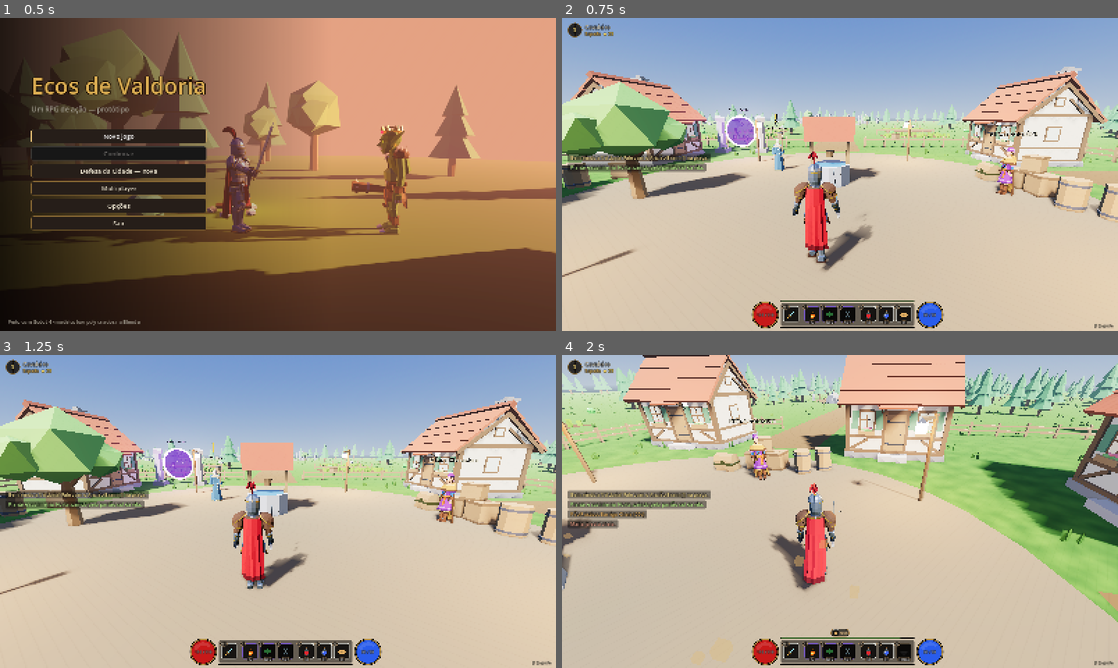
Above: before the commit, frames 1-4 (two rows, left to right).
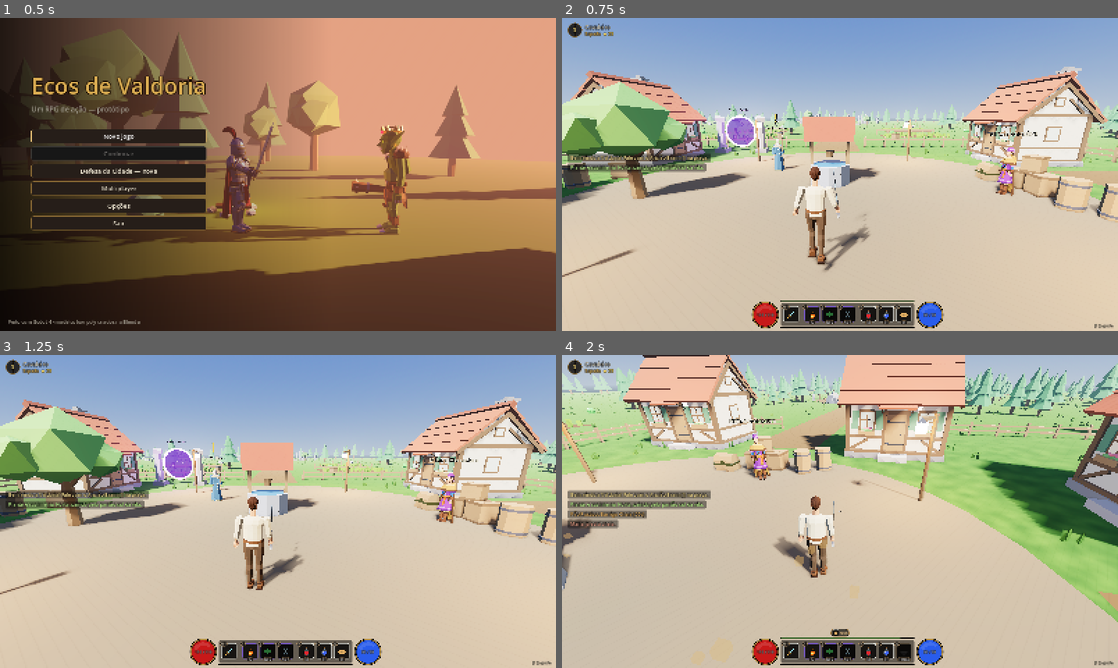
Above: after the commit, the same moments.

Repository: thyxbr/farm-survivors
Game: Godot game, scene res://scenes/main_menu.tscn
Same seed, same stepped clock (60 frames per second), same inputs: the game is played once before the commit and once after it.
Inputs (mouse positions are in pixels of both pictures, inside the frame that each line leads up to):
- Up to frame 1 (0.5 s): no input
- Up to frame 2 (0.75 s): click "Novo jogo" at 0.5 s
- Up to frame 3 (1.25 s): no input
- Up to frame 4 (2 s): tap Enter (ui_accept) at 1.25 s; move the mouse to (867, 511) at 1.27 s; hold W (move_forward) from 1.28 s (still down); tap Q (eat) at 1.35 s; click (867, 511) at 1.42 s; tap Space (jump) at 1.52 s; tap F (mana_potion) at 1.55 s

Frame 1 is identical in both runs. In frame 2, 1.7% of the frame differs, in the area x 41-56%, y 42-81%; in frame 3, 1.6%; in frame 4, 1.8%, in the area x 37-50%, y 40-76%.

Commit message:
Roupas e armaduras modulares para o jogador e os NPCs da colônia
- tools/blender/gear.py: 19 estilos (cabeça h_*, peito a_*, mãos g_*, pés f_*) com o mesmo rig de
  pivôs do knight.glb, exportados em assets/models/gear/. Saias presas às pernas, materiais t1_/t2_/tp_
  tingidos pela cor do item.
- KnightLook: enxerta as malhas do estilo nos pivôs do cavaleiro e oculta as placas da região;
  espaço vazio veste camisa, calça, sapatos e cabeça descoberta; capa só com placas ou sobreveste.
- 7 itens novos (Túnica de Viajante, Sobreveste da Guarda, Capuz de Lã, Chapéu de Ferro,
  Elmo Fechado da Guarda, Botas Reforçadas) na loja e no loot; itens antigos ganham estilo.
- Unidades da colônia vestidas com os novos conjuntos.
- tools/look_shot.tscn: foto de vários conjuntos com a luz do jogo (frente, 3/4, costas, corrida).
- Versão 0.7.6.

Co-Authored-By: Claude Opus 5.5 <noreply@anthropic.com>

Diff:
--- a/project.godot
+++ b/project.godot
@@ -12,7 +12,7 @@
 
 config/name="Ecos de Valdoria"
 config/description="Protótipo de RPG de ação em 3ª pessoa."
-config/version="0.7.5"
+config/version="0.7.6"
 run/main_scene="res://scenes/main_menu.tscn"
 config/features=PackedStringArray("4.7", "Forward Plus")
 
--- a/scripts/autoload/item_db.gd
+++ b/scripts/autoload/item_db.gd
@@ -112,15 +112,22 @@
 
 	# ================================================================ ARMADURAS (peito)
 	"leather_armor": {"name": "Armadura de Couro", "type": "armor", "rarity": "common", "defense": 3, "price": 40,
-		"color": Color(0.45, 0.28, 0.13), "desc": "Couro curtido. Leve e flexível."},
+		"color": Color(0.45, 0.28, 0.13), "style": "a_leather", "pants": Color(0.3, 0.24, 0.18), "desc": "Couro curtido. Leve e flexível."},
 	"chain_mail": {"name": "Cota de Malha", "type": "armor", "rarity": "uncommon", "defense": 7, "price": 120,
-		"color": Color(0.55, 0.58, 0.65), "metal": true, "stats": {"vit": 1}, "desc": "Anéis de aço entrelaçados."},
+		"color": Color(0.55, 0.58, 0.65), "metal": true, "stats": {"vit": 1}, "style": "a_mail", "pants": Color(0.26, 0.24, 0.23), "desc": "Anéis de aço entrelaçados."},
 	"mage_robe": {"name": "Manto Arcano", "type": "armor", "rarity": "rare", "defense": 3, "price": 200,
-		"color": Color(0.3, 0.25, 0.65), "stats": {"int": 4, "mp": 30}, "desc": "Bordado com fios que brilham na escuridão."},
+		"color": Color(0.3, 0.25, 0.65), "stats": {"int": 4, "mp": 30}, "style": "a_robe", "color2": Color(0.17, 0.13, 0.38), "pants": Color(0.2, 0.18, 0.25), "desc": "Bordado com fios que brilham na escuridão."},
 	"ranger_vest": {"name": "Gibão do Patrulheiro", "type": "armor", "rarity": "rare", "defense": 6, "price": 200,
-		"color": Color(0.25, 0.4, 0.22), "stats": {"agi": 4, "crit": 0.03}, "desc": "Couro reforçado em tons de floresta."},
+		"color": Color(0.25, 0.4, 0.22), "stats": {"agi": 4, "crit": 0.03}, "style": "a_leather", "color2": Color(0.14, 0.22, 0.12), "pants": Color(0.3, 0.25, 0.17), "desc": "Couro reforçado em tons de floresta."},
 	"royal_plate": {"name": "Placas Reais", "type": "armor", "rarity": "epic", "defense": 12, "price": 300,
 		"color": Color(0.85, 0.7, 0.35), "metal": true, "stats": {"vit": 3, "hp": 20}, "desc": "Armadura de placas digna de um herói."},
+	"traveler_tunic": {"name": "Túnica de Viajante", "type": "armor", "rarity": "common", "defense": 2, "price": 30,
+		"color": Color(0.55, 0.16, 0.13), "color2": Color(0.18, 0.3, 0.22), "pants": Color(0.36, 0.28, 0.2),
+		"style": "a_tunic", "stats": {"agi": 1}, "desc": "Lã grossa em duas cores, com bandoleira e bolsa."},
+	"guard_surcoat": {"name": "Sobreveste da Guarda", "type": "armor", "rarity": "rare", "defense": 9, "price": 260,
+		"color": Color(0.9, 0.87, 0.78), "color2": Color(0.64, 0.13, 0.16), "pants": Color(0.22, 0.2, 0.2),
+		"style": "a_surcoat", "cape": true, "stats": {"vit": 2, "str": 2},
+		"desc": "Cota de malha sob o tabardo com a cruz da guarda de Valdoria."},
 	"dragon_plate": {"name": "Couraça de Escamas de Dragão", "type": "armor", "rarity": "legendary", "defense": 17,
 		"price": 1000, "color": Color(0.6, 0.12, 0.1), "metal": true, "glow": 0.4,
 		"stats": {"vit": 5, "str": 2, "hp": 40}, "desc": "Escamas que nem o fogo atravessa."},
@@ -128,31 +135,42 @@
 	# ================================================================ EQUIPAMENTOS (outros espaços)
 	# ---- cabeça
 	"leather_cap": {"name": "Capuz de Couro", "type": "gear", "slot": "head", "rarity": "common", "defense": 1, "price": 25,
-		"color": Color(0.45, 0.3, 0.15), "desc": "Protege do sol e de pedradas leves."},
+		"color": Color(0.45, 0.3, 0.15), "style": "h_cap", "desc": "Protege do sol e de pedradas leves."},
 	"iron_helm": {"name": "Elmo de Ferro", "type": "gear", "slot": "head", "rarity": "uncommon", "defense": 3, "price": 90,
-		"color": Color(0.7, 0.72, 0.78), "metal": true, "stats": {"hp": 10}, "desc": "Amassado em alguns lugares. Ainda funciona."},
+		"color": Color(0.7, 0.72, 0.78), "metal": true, "stats": {"hp": 10}, "style": "h_nasal", "desc": "Amassado em alguns lugares. Ainda funciona."},
 	"wizard_hat": {"name": "Chapéu do Mago", "type": "gear", "slot": "head", "rarity": "rare", "defense": 1, "price": 180,
-		"color": Color(0.3, 0.22, 0.6), "stats": {"int": 3, "mp": 20}, "desc": "Pontudo como deve ser."},
+		"color": Color(0.3, 0.22, 0.6), "stats": {"int": 3, "mp": 20}, "style": "h_wizard", "color2": Color(0.92, 0.74, 0.3), "desc": "Pontudo como deve ser."},
 	"ranger_hood": {"name": "Capuz do Patrulheiro", "type": "gear", "slot": "head", "rarity": "rare", "defense": 2, "price": 180,
-		"color": Color(0.22, 0.38, 0.2), "stats": {"agi": 3, "crit": 0.03}, "desc": "Some na folhagem."},
+		"color": Color(0.22, 0.38, 0.2), "stats": {"agi": 3, "crit": 0.03}, "style": "h_hood", "desc": "Some na folhagem."},
 	"knight_helm": {"name": "Elmo do Cavaleiro", "type": "gear", "slot": "head", "rarity": "epic", "defense": 5, "price": 320,
 		"color": Color(0.85, 0.7, 0.35), "metal": true, "stats": {"vit": 2, "str": 2}, "desc": "Penacho vermelho, viseira dourada."},
+	"wool_hood": {"name": "Capuz de Lã", "type": "gear", "slot": "head", "rarity": "common", "defense": 1, "price": 20,
+		"color": Color(0.46, 0.34, 0.22), "style": "h_hood", "desc": "Quente e simples. Cheira a ovelha."},
+	"kettle_hat": {"name": "Chapéu de Ferro", "type": "gear", "slot": "head", "rarity": "uncommon", "defense": 3,
+		"price": 85, "color": Color(0.6, 0.63, 0.68), "metal": true, "style": "h_kettle", "stats": {"vit": 1},
+		"desc": "Aba larga sobre cota de malha. Flechas escorregam."},
+	"guard_greathelm": {"name": "Elmo Fechado da Guarda", "type": "gear", "slot": "head", "rarity": "epic", "defense": 6,
+		"price": 340, "color": Color(0.62, 0.65, 0.7), "color2": Color(0.95, 0.75, 0.3), "metal": true,
+		"style": "h_great", "stats": {"vit": 3, "hp": 15}, "desc": "Fenda estreita, cruz dourada. Ninguém vê seu medo."},
 	# ---- mãos
 	"leather_gloves": {"name": "Luvas de Couro", "type": "gear", "slot": "hands", "rarity": "common", "defense": 1, "price": 20,
-		"color": Color(0.42, 0.28, 0.14), "desc": "Evita bolhas no cabo da espada."},
+		"color": Color(0.42, 0.28, 0.14), "style": "g_gloves", "desc": "Evita bolhas no cabo da espada."},
 	"iron_gauntlets": {"name": "Manoplas de Ferro", "type": "gear", "slot": "hands", "rarity": "uncommon", "defense": 2, "price": 80,
 		"color": Color(0.65, 0.67, 0.72), "metal": true, "stats": {"str": 2}, "desc": "Socos que doem dos dois lados."},
 	"archer_bracers": {"name": "Braçadeiras do Arqueiro", "type": "gear", "slot": "hands", "rarity": "uncommon", "defense": 1, "price": 80,
-		"color": Color(0.35, 0.45, 0.25), "stats": {"agi": 2, "crit": 0.03}, "desc": "A corda do arco nunca mais vai arder."},
+		"color": Color(0.35, 0.45, 0.25), "stats": {"agi": 2, "crit": 0.03}, "style": "g_bracers", "color2": Color(0.24, 0.15, 0.08), "desc": "A corda do arco nunca mais vai arder."},
 	"spellweaver_gloves": {"name": "Luvas do Tecelão", "type": "gear", "slot": "hands", "rarity": "rare", "defense": 1, "price": 170,
-		"color": Color(0.5, 0.3, 0.7), "stats": {"int": 2, "cdr": 0.06}, "desc": "Os dedos tecem runas mais rápido."},
+		"color": Color(0.5, 0.3, 0.7), "stats": {"int": 2, "cdr": 0.06}, "style": "g_gloves", "color2": Color(0.85, 0.68, 0.3), "desc": "Os dedos tecem runas mais rápido."},
 	# ---- pés
 	"leather_boots": {"name": "Botas de Couro", "type": "gear", "slot": "feet", "rarity": "common", "defense": 1, "price": 25,
-		"color": Color(0.4, 0.26, 0.13), "stats": {"speed": 0.03}, "desc": "Confortáveis para longas caminhadas."},
+		"color": Color(0.4, 0.26, 0.13), "stats": {"speed": 0.03}, "style": "f_boots", "desc": "Confortáveis para longas caminhadas."},
 	"iron_greaves": {"name": "Grevas de Ferro", "type": "gear", "slot": "feet", "rarity": "uncommon", "defense": 3, "price": 90,
 		"color": Color(0.65, 0.67, 0.72), "metal": true, "stats": {"vit": 1}, "desc": "Barulhentas, mas resistentes."},
 	"swift_boots": {"name": "Botas Velozes", "type": "gear", "slot": "feet", "rarity": "rare", "defense": 1, "price": 200,
-		"color": Color(0.3, 0.75, 0.85), "glow": 0.4, "stats": {"agi": 2, "speed": 0.08}, "desc": "Asas bordadas no calcanhar."},
+		"color": Color(0.3, 0.75, 0.85), "glow": 0.4, "stats": {"agi": 2, "speed": 0.08}, "style": "f_boots", "color2": Color(0.9, 0.85, 0.7), "desc": "Asas bordadas no calcanhar."},
+	"reinforced_boots": {"name": "Botas Reforçadas", "type": "gear", "slot": "feet", "rarity": "uncommon", "defense": 2,
+		"price": 70, "color": Color(0.38, 0.25, 0.13), "color2": Color(0.66, 0.69, 0.75), "style": "f_plated",
+		"stats": {"vit": 1}, "desc": "Couro com greva e biqueira de aço."},
 	# ---- mão secundária (escudo exige espada, orbe exige cajado, aljava exige arco)
 	"wooden_shield": {"name": "Escudo de Madeira", "type": "gear", "slot": "offhand", "needs": "sword", "rarity": "common",
 		"defense": 2, "price": 30, "color": Color(0.5, 0.34, 0.18), "desc": "Tábuas e pregos. Segura uma pancada ou duas."},
@@ -304,8 +322,8 @@
 
 const SHOP_STOCK := ["health_potion", "mana_potion",
 	"iron_sword", "thorn_root", "steel_saber", "venom_leaf", "crimson_reed", "amber_fang", "knight_blade", "apprentice_staff", "oak_staff", "short_bow", "hunter_bow",
-	"leather_armor", "chain_mail", "leather_cap", "iron_helm", "leather_gloves", "iron_gauntlets", "archer_bracers",
-	"leather_boots", "iron_greaves", "wooden_shield", "arcane_orb", "hunter_quiver", "life_amulet", "strength_ring", "wind_ring"]
+	"traveler_tunic", "leather_armor", "chain_mail", "wool_hood", "leather_cap", "kettle_hat", "iron_helm", "leather_gloves", "iron_gauntlets", "archer_bracers",
+	"leather_boots", "reinforced_boots", "iron_greaves", "wooden_shield", "arcane_orb", "hunter_quiver", "life_amulet", "strength_ring", "wind_ring"]
 
 # ---------------------------------------------------------------- equipamento
 ## Espaços de equipamento na ordem do "boneco" (esquerda de cima para baixo, depois direita).
--- a/scripts/colony/colony_data.gd
+++ b/scripts/colony/colony_data.gd
@@ -66,15 +66,17 @@
 const UNITS := {
 	"militia": {"name": "Miliciano", "cost": 30, "salary": 2, "hp": 70, "damage": 8.0, "reach": 1.9,
 		"cooldown": 1.1, "speed": 4.6, "armor": 0, "aggro": 13.0,
-		"look": {"weapon": "wooden_sword", "head": "leather_cap"},
+		"look": {"weapon": "wooden_sword", "head": "wool_hood", "armor": "traveler_tunic", "feet": "leather_boots"},
 		"desc": "Barato, mas frágil."},
 	"soldier": {"name": "Soldado", "cost": 70, "salary": 5, "hp": 150, "damage": 15.0, "reach": 2.0,
 		"cooldown": 1.0, "speed": 4.4, "armor": 5, "aggro": 13.0,
-		"look": {"weapon": "iron_sword", "offhand": "wooden_shield", "head": "iron_helm", "armor": "chain_mail"},
+		"look": {"weapon": "iron_sword", "offhand": "wooden_shield", "head": "kettle_hat", "armor": "chain_mail",
+			"hands": "leather_gloves", "feet": "reinforced_boots"},
 		"desc": "Espada e escudo: segura a linha."},
 	"archer": {"name": "Arqueiro", "cost": 80, "salary": 6, "hp": 80, "damage": 12.0, "reach": 15.0,
 		"cooldown": 1.3, "speed": 4.6, "armor": 1, "aggro": 17.0, "ranged": true,
-		"look": {"weapon": "hunter_bow", "offhand": "hunter_quiver", "head": "ranger_hood", "armor": "leather_armor"},
+		"look": {"weapon": "hunter_bow", "offhand": "hunter_quiver", "head": "ranger_hood", "armor": "leather_armor",
+			"hands": "archer_bracers", "feet": "leather_boots"},
 		"desc": "Atira por cima dos muros."},
 	"knight": {"name": "Cavaleiro", "cost": 180, "salary": 12, "hp": 300, "damage": 28.0, "reach": 2.3,
 		"cooldown": 1.15, "speed": 4.9, "armor": 12, "aggro": 15.0, "needs_level": 2,
--- a/scripts/enemies/enemy.gd
+++ b/scripts/enemies/enemy.gd
@@ -31,7 +31,8 @@
 		"gold": [4, 11], "aggro": 15.0, "reach": 1.8, "cooldown": 1.3, "radius": 0.4, "height": 1.35,
 		"scale": 1.0, "color": Color(0.7, 0.1, 0.05), "bld": 1.5,
 		"loot": [["goblin_ear", 0.7], ["health_potion", 0.18], ["mana_potion", 0.15], ["iron_sword", 0.05], ["leather_armor", 0.05],
-			["seed_pepper", 0.15], ["seed_mint", 0.1], ["leather_cap", 0.04], ["leather_gloves", 0.04], ["leather_boots", 0.04],
+			["seed_pepper", 0.15], ["seed_mint", 0.1], ["leather_cap", 0.04], ["leather_gloves", 0.04], ["leather_boots", 0.04], ["wool_hood", 0.04],
+			["traveler_tunic", 0.04], ["kettle_hat", 0.02], ["reinforced_boots", 0.02],
 			["hunter_bow", 0.03], ["oak_staff", 0.03], ["wooden_shield", 0.04], ["strength_ring", 0.02], ["wind_ring", 0.02],
 			["ranger_hood", 0.015], ["frost_brand", 0.01], ["ember_staff", 0.01], ["elven_bow", 0.01],
 			["rose_flame", 0.01], ["moon_crescent", 0.01], ["crystal_frost", 0.008], ["neon_edge", 0.008]]},
@@ -63,12 +64,12 @@
 	"goblin_bruto": {"name": "Goblin Bruto", "model": "goblin", "hp": 280, "damage": 24, "speed": 2.9, "xp": 70,
 		"gold": [8, 14], "aggro": 8.0, "reach": 2.2, "cooldown": 1.8, "radius": 0.62, "height": 1.35,
 		"scale": 1.5, "color": Color(0.7, 0.1, 0.05), "bld": 3.0,
-		"loot": [["goblin_ear", 0.8], ["health_potion", 0.12], ["iron_helm", 0.02], ["chain_mail", 0.02]]},
+		"loot": [["goblin_ear", 0.8], ["health_potion", 0.12], ["iron_helm", 0.02], ["chain_mail", 0.02], ["kettle_hat", 0.03]]},
 	"goblin_king": {"name": "Rei Goblin", "model": "goblin", "hp": 900, "damage": 26, "speed": 3.6, "xp": 450,
 		"gold": [90, 130], "aggro": 20.0, "reach": 3.2, "cooldown": 1.5, "radius": 0.95, "height": 2.9,
 		"scale": 2.2, "color": Color(0.7, 0.1, 0.05), "boss": true, "bld": 2.5,
 		"loot": [["goblin_crown", 1.0], ["goblin_cleaver", 1.0], ["health_potion", 1.0], ["seed_pumpkin", 1.0], ["seed_mint", 1.0],
-			["goblin_warbow", 0.5], ["knight_helm", 0.35], ["guardian_greatsword", 0.25], ["vampire_ring", 0.2],
+			["goblin_warbow", 0.5], ["knight_helm", 0.35], ["guard_surcoat", 0.3], ["guard_greathelm", 0.2], ["guardian_greatsword", 0.25], ["vampire_ring", 0.2],
 			["frost_scepter", 0.3], ["swift_boots", 0.3], ["sage_amulet", 0.25],
 			["dragonfang", 0.06], ["archmage_staff", 0.06], ["storm_bow", 0.06], ["dragon_plate", 0.06],
 			["titan_cleaver", 0.2], ["coral_spine", 0.2], ["scarlet_talon", 0.2], ["pale_crescent", 0.2],
--- a/scripts/player/knight_look.gd
+++ b/scripts/player/knight_look.gd
@@ -4,13 +4,27 @@
 ## pinta elmo/peitoral/manoplas/botas e mostra escudo, orbe ou aljava. Usado pelo jogador,
 ## pelas réplicas do multiplayer e pela prévia 3D do inventário.
 
-## Peças do modelo knight.glb tingidas por cada espaço de equipamento.
+## Peças do modelo knight.glb tingidas por cada espaço de equipamento (estilo "plate").
 const PARTS := {
 	"head": ["Helmet", "HelmetDome"],
 	"armor": ["Torso", "Fauld", "ArmL_Pauldron", "ArmR_Pauldron"],
 	"hands": ["ArmL_Gauntlet", "ArmR_Gauntlet", "ArmL_Hand", "ArmR_Hand"],
 	"feet": ["LegL_Sabaton", "LegR_Sabaton"],
 }
+## Todas as peças do knight.glb de cada espaço: somem quando o estilo do item vem de um GLB de equipamento.
+const REGION := {
+	"head": ["Helmet", "HelmetDome", "VisorSlit", "HelmetTrim", "Plume"],
+	"armor": ["Hips", "Torso", "Fauld", "Belt", "Tabard", "Gorget", "ArmL_Pauldron", "ArmR_Pauldron",
+		"ArmL_Upper", "ArmR_Upper", "ArmL_Vambrace", "ArmR_Vambrace", "LegL_Thigh", "LegR_Thigh"],
+	"hands": ["ArmL_Gauntlet", "ArmR_Gauntlet", "ArmL_Hand", "ArmR_Hand"],
+	"feet": ["LegL_Sabaton", "LegR_Sabaton", "LegL_Knee", "LegR_Knee"],
+}
+## Estilo de cada espaço vazio: o personagem sem equipamento usa camisa, calça e sapatos.
+const DEFAULT_STYLE := {"head": "h_bare", "armor": "a_shirt", "hands": "g_bare", "feet": "f_shoes"}
+## Estilo que usa as próprias peças de placas do knight.glb (tingidas por PARTS).
+const PLATE := "plate"
+## Materiais copiados e tingidos, por material de origem + cor (evita duplicar a cada troca de equipamento).
+static var _tint_cache := {}
 const SWORD_PARTS := ["Grip", "Blade"]
 const SHIELD_PARTS := ["ShieldRim", "Shield"]
 ## Quanto o suporte da arma "desfaz" a rotação do braço (cajado fica quase de pé, arco fica vertical ao mirar).
@@ -28,37 +42,31 @@
 	var wid: String = look.get("weapon", "")
 	var cls := ItemDB.weapon_class(wid)
 
-	# ---- peças tingidas
-	for slot in PARTS:
+	# ---- roupas e armaduras: cada espaço usa as placas do knight.glb ou um GLB de equipamento
+	var armor_id: String = look.get("armor", "")
+	var pants := Color(0, 0, 0, 0)    # alfa 0 = calça com a cor do GLB
+	if armor_id != "":
+		pants = ItemDB.get_item(armor_id).get("pants", Color(0.24, 0.22, 0.22))
+	for slot in REGION:
 		var id: String = look.get(slot, "")
-		var mat: Material = null
-		if id != "":
-			mat = _item_mat(id)
-		elif slot == "armor":
-			mat = _mat(Color(0.35, 0.25, 0.18), false)   # sem armadura: gibão de couro gasto
-		for pn in PARTS[slot]:
-			var mi := model.find_child(pn, true, false) as MeshInstance3D
-			if mi:
-				mi.material_override = mat
-
-	# chapéu do mago: cone sobre o elmo (o penacho some para não atravessar o chapéu)
-	var wizard: bool = look.get("head", "") == "wizard_hat"
-	var plume := model.find_child("Plume", true, false) as Node3D
-	if plume:
-		plume.visible = not wizard
-	if wizard:
-		var head := model.find_child("Head", true, false) as Node3D
-		var dome := model.find_child("HelmetDome", true, false) as MeshInstance3D
-		if head and dome:
-			var top := _chain(dome, head) * dome.get_aabb().get_center()
-			var hat := Node3D.new()
-			hat.position = top + Vector3(0, 0.06, 0)
-			head.add_child(hat)
-			made.append(hat)
-			var m := _item_mat("wizard_hat")
-			hat.add_child(_cyl(0.3, 0.3, 0.025, m, Vector3.ZERO))
-			hat.add_child(_cyl(0.0, 0.14, 0.42, m, Vector3(0, 0.22, -0.03), Vector3(-0.25, 0, 0)))
-			hat.add_child(_cyl(0.145, 0.145, 0.04, _mat(Color(0.95, 0.8, 0.3), true), Vector3(0, 0.035, 0)))
+		var style := gear_style(slot, id)
+		var plate := style == PLATE
+		for pn in REGION[slot]:
+			var n := model.find_child(pn, true, false) as Node3D
+			if n:
+				n.visible = plate
+		if plate:
+			var mat: Material = _item_mat(id) if id != "" else null
+			for pn in PARTS[slot]:
+				var mi := model.find_child(pn, true, false) as MeshInstance3D
+				if mi:
+					mi.material_override = mat
+		else:
+			_attach_gear(model, style, id, pants, made)
+	# capa: só com armadura de placas ou peça que a pede ("cape": true)
+	var cape := model.find_child("Cape", true, false) as Node3D
+	if cape:
+		cape.visible = gear_style("armor", armor_id) == PLATE or ItemDB.get_item(armor_id).get("cape", false)
 
 	# ---- mão secundária
 	var off: String = look.get("offhand", "")
@@ -143,6 +151,68 @@
 				_build_sword(holder, tip, wid)
 	model.set_meta("look_nodes", made)
 	return res
+
+
+# ------------------------------------------------------------------ roupas e armaduras
+## Estilo visual do item `id` no espaço `slot` ("" = espaço vazio). Itens sem "style" usam as placas.
+static func gear_style(slot: String, id: String) -> String:
+	if id == "":
+		return DEFAULT_STYLE.get(slot, PLATE)
+	return ItemDB.get_item(id).get("style", PLATE)
+
+
+## Veste o GLB assets/models/gear/<style>.glb: ele tem os mesmos pivôs do knight.glb (LegL, KneeL, Body,
+## Head, ArmL, ElbowL...), então cada malha passa para o pivô de mesmo nome do cavaleiro e anima junto.
+## Materiais t1_/t2_ recebem a cor do item ("color" e "color2") e tp_ a cor da calça.
+static func _attach_gear(model: Node3D, style: String, id: String, pants: Color, made: Array) -> void:
+	var path := "res://assets/models/gear/%s.glb" % style
+	if not ResourceLoader.exists(path):
+		push_warning("equipamento sem modelo: " + path)
+		return
+	var it := ItemDB.get_item(id) if id != "" else {}
+	var tints := {}
+	if it.has("color"):
+		var c: Color = it.color
+		tints["t1_"] = c
+		tints["t2_"] = it.get("color2", c.darkened(0.45))
+	if pants.a > 0.0:
+		tints["tp_"] = pants
+	var glow: float = it.get("glow", 0.0)
+	var g := (load(path) as PackedScene).instantiate() as Node3D
+	for mi: MeshInstance3D in g.find_children("*", "MeshInstance3D", true, false):
+		var pivot := mi.get_parent()
+		var target := model.find_child(pivot.name, true, false) as Node3D
+		if target == null:
+			continue
+		var xf := mi.transform
+		mi.owner = null
+		pivot.remove_child(mi)
+		mi.name = "Gear_" + mi.name
+		target.add_child(mi)
+		mi.transform = xf
+		made.append(mi)
+		for s in mi.mesh.get_surface_count():
+			var src := mi.mesh.surface_get_material(s) as BaseMaterial3D
+			if src == null:
+				continue
+			var pre := src.resource_name.left(3)
+			if tints.has(pre):
+				mi.set_surface_override_material(s, _tinted(src, tints[pre], glow if pre == "t1_" else 0.0))
+	g.free()
+
+
+static func _tinted(src: BaseMaterial3D, c: Color, glow: float) -> BaseMaterial3D:
+	var key := "%d|%s|%.2f" % [src.get_instance_id(), c.to_html(), glow]
+	if _tint_cache.has(key):
+		return _tint_cache[key]
+	var m := src.duplicate() as BaseMaterial3D
+	m.albedo_color = c
+	if glow > 0.0:
+		m.emission_enabled = true
+		m.emission = c
+		m.emission_energy_multiplier = glow * 0.5
+	_tint_cache[key] = m
+	return m
 
 
 # ------------------------------------------------------------------ armas
--- /dev/null
+++ b/tools/look_shot.gd
@@ -0,0 +1,84 @@
+extends Node3D
+## Foto de vários cavaleiros lado a lado, cada um vestido com um conjunto de equipamento (KnightLook),
+## com a luz do jogo. Serve para conferir roupas e armaduras (assets/models/gear/*.glb) sem abrir o jogo.
+## Precisa de janela (sem --headless) e do --import feito antes:
+##   godot --path . --resolution 1800x900 res://tools/look_shot.tscn -- <saida.png> [conjunto] [3q|back|close] [run]
+## run = pose de corrida no meio da passada.
+## conjunto: "leves", "pesados", "todos" (padrão) ou ids separados por vírgula num só personagem.
+
+const KNIGHT := preload("res://assets/models/knight.glb")
+const SETS := {
+	"leves": [
+		{},
+		{"armor": "traveler_tunic", "head": "wool_hood", "feet": "leather_boots"},
+		{"armor": "leather_armor", "head": "leather_cap", "hands": "leather_gloves", "feet": "leather_boots"},
+		{"armor": "ranger_vest", "head": "ranger_hood", "hands": "archer_bracers", "feet": "swift_boots"},
+		{"armor": "mage_robe", "head": "wizard_hat", "hands": "spellweaver_gloves", "feet": "leather_boots"},
+	],
+	"pesados": [
+		{"armor": "chain_mail", "head": "iron_helm", "hands": "leather_gloves", "feet": "reinforced_boots"},
+		{"armor": "chain_mail", "head": "kettle_hat", "hands": "iron_gauntlets", "feet": "reinforced_boots"},
+		{"armor": "guard_surcoat", "head": "guard_greathelm", "hands": "iron_gauntlets", "feet": "iron_greaves"},
+		{"armor": "royal_plate", "head": "knight_helm", "hands": "iron_gauntlets", "feet": "iron_greaves"},
+		{"armor": "dragon_plate", "head": "guard_greathelm", "hands": "iron_gauntlets", "feet": "reinforced_boots"},
+	],
+}
+
+var _frames := 0
+var _out := ""
+var _models: Array[Node3D] = []
+
+
+func _ready() -> void:
+	var args := OS.get_cmdline_user_args()
+	_out = args[0] if args.size() > 0 else "user://look_shot.png"
+	var which: String = args[1] if args.size() > 1 else "todos"
+	var looks: Array = []
+	if SETS.has(which):
+		looks = SETS[which]
+	elif which == "todos":
+		looks = SETS.leves + SETS.pesados
+	else:
+		var l := {}
+		for id in which.split(","):
+			var slot := ItemDB.slot_of(id)
+			if slot != "":
+				l[slot] = id
+		looks = [l]
+	WorldLighting.build(self)
+	var yaw := 0.0
+	if "3q" in args:
+		yaw = -35.0
+	elif "back" in args:
+		yaw = 180.0
+	for i in looks.size():
+		var m := KNIGHT.instantiate() as Node3D
+		add_child(m)
+		m.position = Vector3((i - (looks.size() - 1) / 2.0) * 0.95, 0, 0)
+		m.rotation_degrees.y = yaw
+		KnightLook.apply(m, looks[i])
+		if "run" in args:      # meio da passada de corrida: confere saias e mangas com as pernas abertas
+			var r := KnightAnim.rig(m)
+			KnightAnim.apply(r, KnightAnim.locomotion_pose(r, 0.25, 1.0, 1.0), 1.0)
+		_models.append(m)
+	var cam := Camera3D.new()
+	cam.projection = Camera3D.PROJECTION_ORTHOGONAL
+	var vp := get_viewport().get_visible_rect().size
+	var w := looks.size() * 0.95 + 0.2
+	if "close" in args:
+		cam.size = 0.75
+		cam.position = Vector3(0, 1.5, 4.0)
+	else:
+		cam.size = maxf(2.05, w * vp.y / vp.x)
+		cam.position = Vector3(0, 0.95, 4.0)
+	add_child(cam)
+	cam.current = true
+
+
+func _process(_delta: float) -> void:
+	_frames += 1
+	if _frames < 12:
+		return
+	get_viewport().get_texture().get_image().save_png(_out)
+	print("SHOT ", _out)
+	get_tree().quit()
--- /dev/null
+++ b/tools/look_shot.tscn
@@ -0,0 +1,6 @@
+[gd_scene load_steps=2 format=3]
+
+[ext_resource type="Script" path="res://tools/look_shot.gd" id="1"]
+
+[node name="LookShot" type="Node3D"]
+script = ExtResource("1")
Binary file added: assets/models/gear/a_leather.glb
Not shown, added: assets/models/gear/a_leather.glb.import
Binary file added: assets/models/gear/a_mail.glb
Not shown, added: assets/models/gear/a_mail.glb.import
Binary file added: assets/models/gear/a_robe.glb
Not shown, added: assets/models/gear/a_robe.glb.import
Binary file added: assets/models/gear/a_shirt.glb
Not shown, added: assets/models/gear/a_shirt.glb.import
Binary file added: assets/models/gear/a_surcoat.glb
Not shown, added: assets/models/gear/a_surcoat.glb.import
Binary file added: assets/models/gear/a_tunic.glb
Not shown, added: assets/models/gear/a_tunic.glb.import
(and 27 more such lines)
